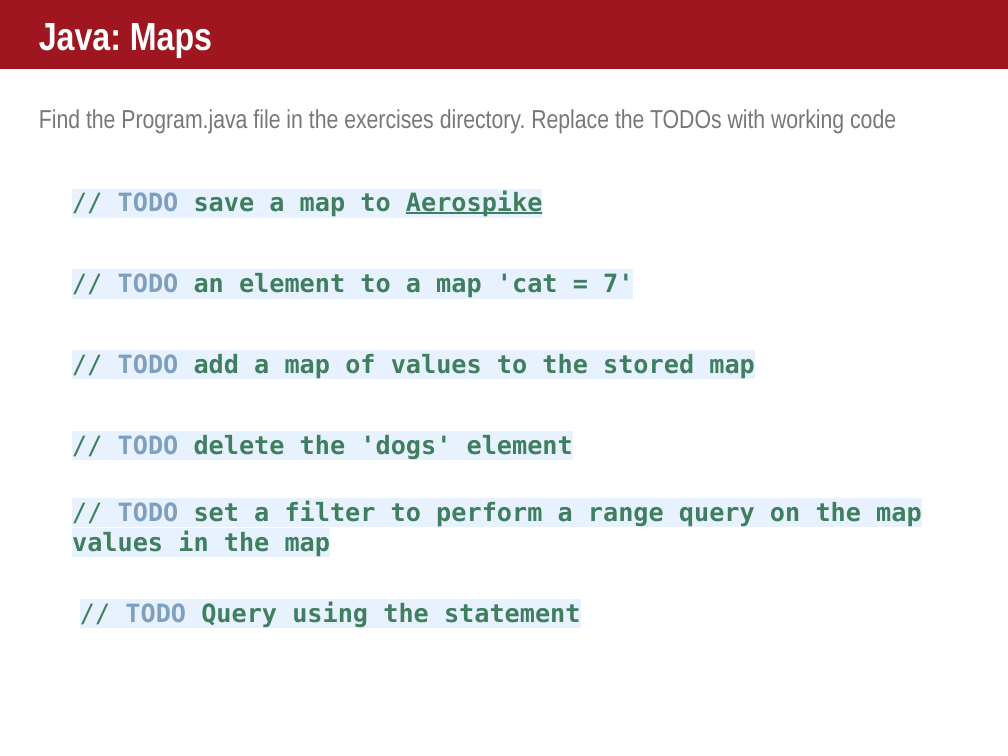
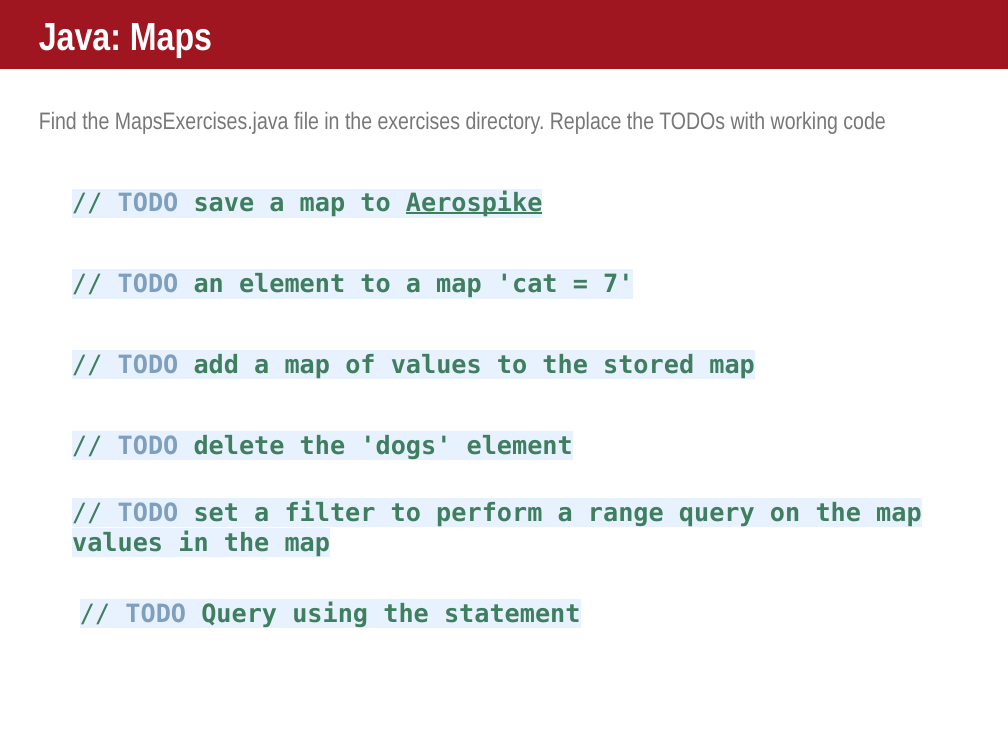
Before and after one commit to helipilot50/aerospike-advanced-concepts, a slide deck: slide 19 of maps/courseware/Maps.pptx. Drawn at 1008x756 pixels with LibreOffice and Linux fonts; fonts in the diff are those of the drawing. Boxes give left, top, right and bottom in pixels: in the first picture for what was removed or moved away, otherwise in the second. Text is boxed around its words. In the diff, an @@ line names an element or a change of style, - is before the commit and + after.

Commit message:
Completed Spark exercises and answers Updated Java exercises to use vagrant IP address

```diff
--- a/maps/courseware/Maps.pptx
+++ b/maps/courseware/Maps.pptx
@@ text at <box>39,112,885,134</box>: text changed; size 18.5 to 17 pt @@
-Find the Program.java file in the exercises directory. Replace the TODOs with working code
+Find the MapsExercises.java file in the exercises directory. Replace the TODOs with working code
```
Also in this commit, not shown: 28 other files.
